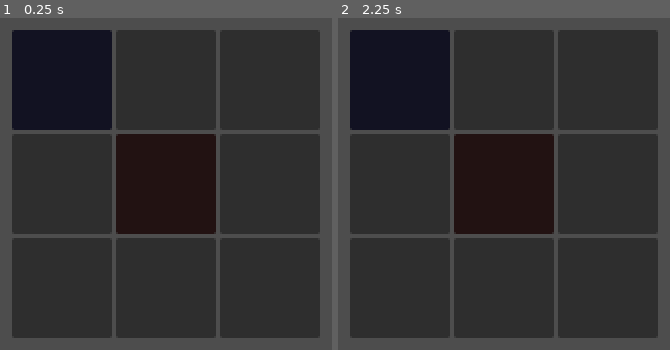
Above: before the commit, frames 1-2 (left to right).
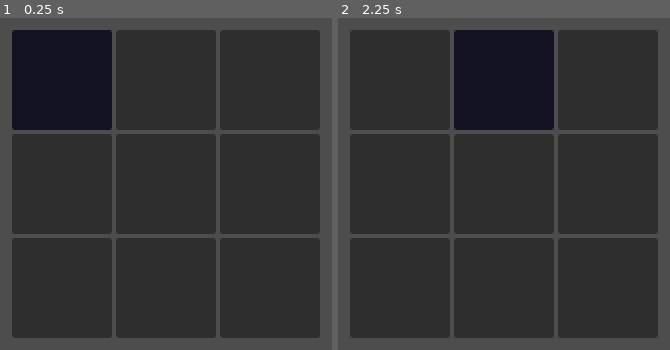
Above: after the commit, the same moments.

Repository: CullsGit/godot-4-tcg
Game: Godot game, scene res://scenes/Board.tscn
Two runs of this game, one before a commit and one after it. Both use one fixed random seed, a clock stepped at 60 frames per second and the inputs below.
Inputs:
- Up to frame 1 (0.25 s): no input
- Up to frame 2 (2.25 s): tap Enter at 0.5, 2 s; tap Space at 1.25 s

The runs differ from the first frame. In frame 1, 9.1% of the frame differs, in the area x 34-66%, y 34-66%; in frame 2, 27%, in the area x 3-66%, y 3-66%.

Commit message:
fix moving card issues

Diff:
--- a/scenes/Board.gd
+++ b/scenes/Board.gd
@@ -16,15 +16,60 @@
 	# Manually place cards for testing
 	place_test_cards()
 
+func move_card(current_slot, direction):
+	var slot_index = slots.find(current_slot)
+
+	if slot_index == -1:
+		return  # Slot not found
+
+	var target_index = get_target_index(slot_index, direction)
+
+	if target_index == -1:
+		return  # No valid move
+
+	var target_slot = slots[target_index]
+
+	if target_slot.is_empty():
+		# Move the card correctly
+		var moving_card = current_slot.placed_card
+		if moving_card == null:
+			return  # No card to move
+
+		current_slot.remove_card()
+
+		if moving_card.get_parent():
+			moving_card.get_parent().remove_child(moving_card)
+		# Reparent the card to the new slot
+		target_slot.add_child(moving_card)
+		target_slot.placed_card = moving_card
+
+func get_target_index(slot_index, direction):
+	var row = slot_index / 3  # Get row index
+	var col = slot_index % 3  # Get column index
+
+	match direction:
+		"left":
+			if col > 0:
+				return slot_index - 1
+		"right":
+			if col < 2:
+				return slot_index + 1
+		"up":
+			if row > 0:
+				return slot_index - 3
+		"down":
+			if row < 2:
+				return slot_index + 3
+
+	return -1  # Invalid move
+
 func place_test_cards():
 	var test_card1 = card_scene.instantiate()
 	test_card1.card_type = "Tank"
 	test_card1.card_color = Color.BLUE  # Blue for Tank
 
-	var test_card2 = card_scene.instantiate()
-	test_card2.card_type = "Damage"
-	test_card2.card_color = Color.RED  # Red for Damage
+	slots[0].place_card(test_card1)  # Top-left slot
 
-	# Place them in specific slots
-	slots[0].place_card(test_card1)  # Top-left slot
-	slots[4].place_card(test_card2)  # Center slot
+	# Move the card to the right after 2 seconds
+	await get_tree().create_timer(2.0).timeout
+	move_card(slots[0], "right")
--- a/scenes/Slot.gd
+++ b/scenes/Slot.gd
@@ -18,5 +18,4 @@
 # Function to remove a card from this slot
 func remove_card():
 	if placed_card:
-		placed_card.queue_free()  # Remove card from scene
-		placed_card = null
+		placed_card = null  # Only clear the slot, don't delete the card
